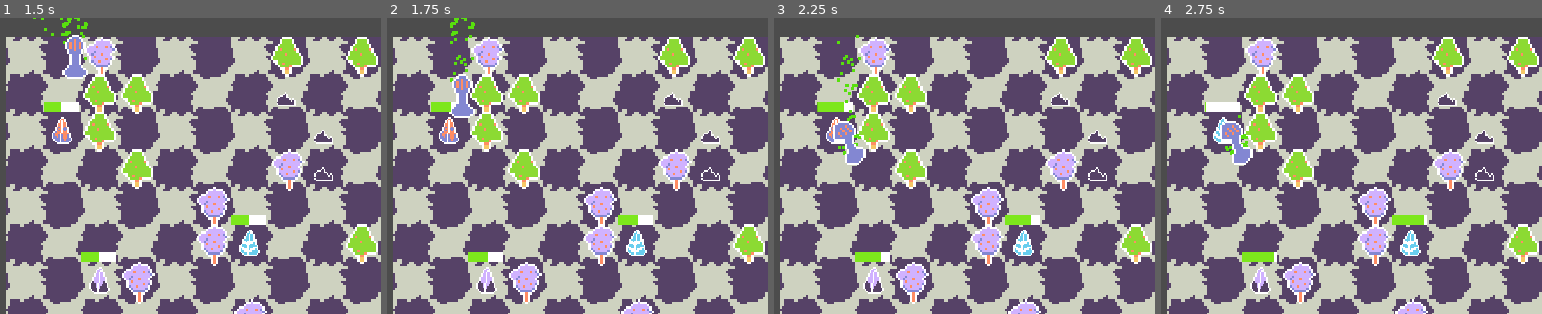
Above: before the commit, frames 1-4 (left to right).
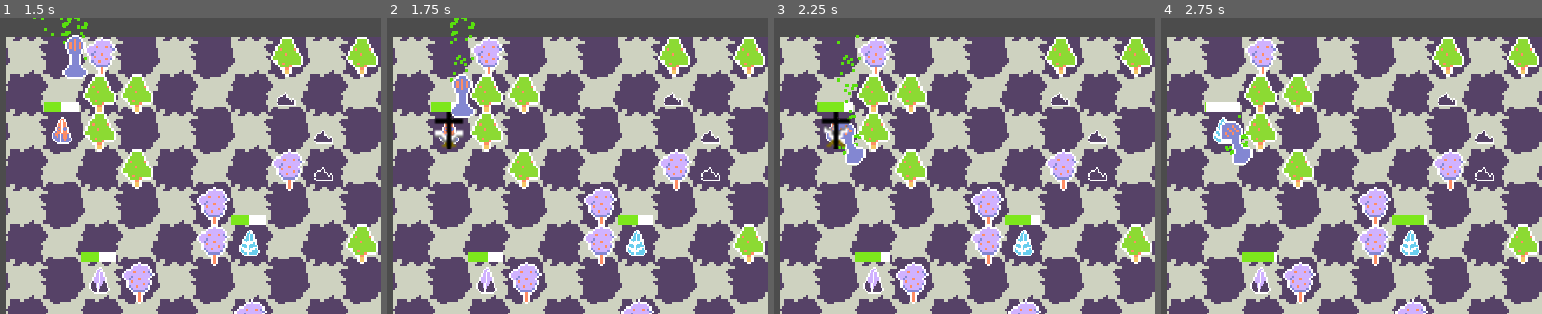
Above: after the commit, the same moments.

Repository: zac112/HenriKuest
Game: Godot game, scene res://Assets/Scenes/Main.tscn
Two runs of this game, one before a commit and one after it. Both use one fixed random seed, a clock stepped at 60 frames per second and the inputs below. The engine's default icon, where the game draws it, is replaced by a stand-in: a white triangle on a blue panel in a dark square.
Inputs:
- Up to frame 1 (1.5 s): tap Enter at 0.5 s; hold D (move_right) 0.53-1.28 s; tap C (command_troops) at 0.6, 1.35 s; hold S (move_down) from 1.28 s (still down)
- Up to frame 2 (1.75 s): keep holding S (move_down)
- Up to frame 3 (2.25 s): release S (move_down) at 2.03 s; hold D (move_right) from 2.03 s (still down); tap C (command_troops) at 2.1 s
- Up to frame 4 (2.75 s): keep holding D (move_right)
The pictures show only the part of the screen within x 0-50%, y 0-50%; the shares and areas given below are measured in that part.

Frame 1 is identical in both runs. In frame 2, 0.5% of the frame differs, in the area x 12-21%, y 31-45%; in frame 3, 0.5%; in frame 4, nothing differs.

Commit message:
Battle indicator
Näyttää ristin kun taistelu on käynnissä

Diff:
--- /dev/null
+++ b/Assets/Scenes/battle_symbol.tscn
@@ -0,0 +1,21 @@
+[gd_scene load_steps=4 format=2]
+
+[ext_resource path="res://Assets/Sprites/battle symbol2.png" type="Texture" id=1]
+[ext_resource path="res://Assets/Sprites/battle symbol.png" type="Texture" id=2]
+
+[sub_resource type="SpriteFrames" id=1]
+animations = [ {
+"frames": [ ExtResource( 2 ), ExtResource( 1 ) ],
+"loop": true,
+"name": "default",
+"speed": 5.0
+} ]
+
+[node name="Node2D" type="Node2D"]
+scale = Vector2( 3, 3 )
+z_index = 40
+
+[node name="AnimatedSprite" type="AnimatedSprite" parent="."]
+frames = SubResource( 1 )
+frame = 1
+playing = true
--- a/Assets/Scripts/EnemyTent.gd
+++ b/Assets/Scripts/EnemyTent.gd
@@ -1,6 +1,7 @@
 extends Node
 
-
+const battle_symbol = preload("res://Assets/Scenes/battle_symbol.tscn")
+var symbol
 # Declare member variables here. Examples:
 var player
 var combat = false
@@ -8,6 +9,7 @@
 var defenders = []
 var battleTimer = Timer.new()
 var parentSquare
+var symbolShowing = false
 
 # Called when the node enters the scene tree for the first time.
 func _ready():
@@ -18,6 +20,7 @@
 	battleTimer.connect("timeout", self, "_killTroops")
 	connect("body_entered", self, "_on_body_entered")
 	connect("body_exited", self, "_on_body_exited")
+	symbol = battle_symbol.instance()
 
 func _on_body_entered(body:Node):
 	if body.is_in_group("Player"):
@@ -34,6 +37,13 @@
 func _process(delta):
 	if (combat == true && battleTimer.is_stopped()):
 		battleTimer.start()
+		symbolShowing = true
+		get_parent().add_child(symbol)
+	if (combat == false and symbolShowing):
+		symbolShowing = false
+		get_parent().remove_child(symbol)
+
+
 
 
 func _getAttackersFromPlayer():
Binary file added: Assets/Sprites/battle symbol.png
Not shown, added: Assets/Sprites/battle symbol.png.import
Binary file added: Assets/Sprites/battle symbol2.png
Not shown, added: Assets/Sprites/battle symbol2.png.import
